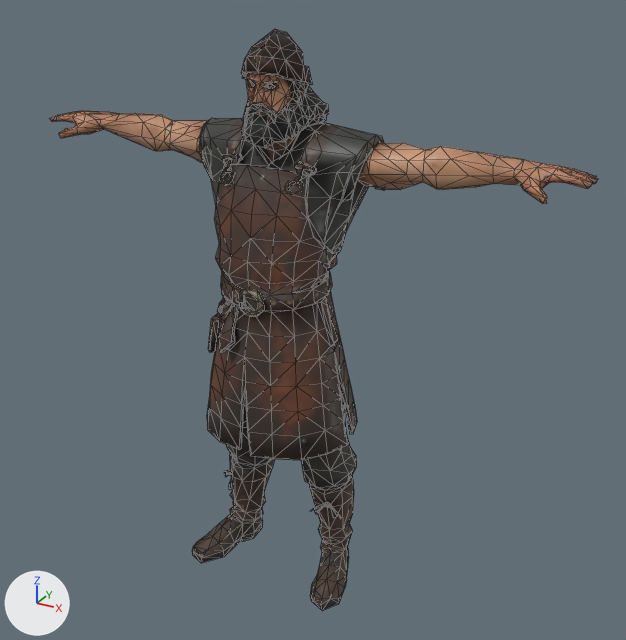
Before and after pictures for a commit that changed the glTF model assets/characters/blacksmith_npc/blacksmith_npc.glb.
One viewpoint serves both versions: a camera (50 mm lens) standing at (1.34, -2.21, 2.09) and looking at (0.09, 0.06, 0.95). Lighting does not change. The marker at lower left points along +X, +Y and +Z. The first picture is the older version. Both versions are drawn at the pose saved in each file; the numbers are the values there. Mesh edges are drawn as thin lines. Vertices at exactly the same position are counted once.

The older version as bpy lines, for what is in view:
```python
me_mesh_0 = bpy.data.meshes.new('Mesh_0')
me_mesh_0.from_pydata(...)  # 1885 vertices, 3606 faces; spans x -0.92..0.93, y -0.23..0.23, z 0.0..1.85
me_mesh_0.materials.append(mat_tripo_material_529e2bfe_4da4_434c_8212_bfa6c89da1a1)
ob_tripo_node_529e2bfe_4da4_434c_8212_bfa6c89da1a1 = bpy.data.objects.new('tripo_node_529e2bfe-4da4-434c-8212-bfa6c89da1a1', me_mesh_0)
ob_tripo_node_529e2bfe_4da4_434c_8212_bfa6c89da1a1.location = (0.0, 0.0, 0.0)
```
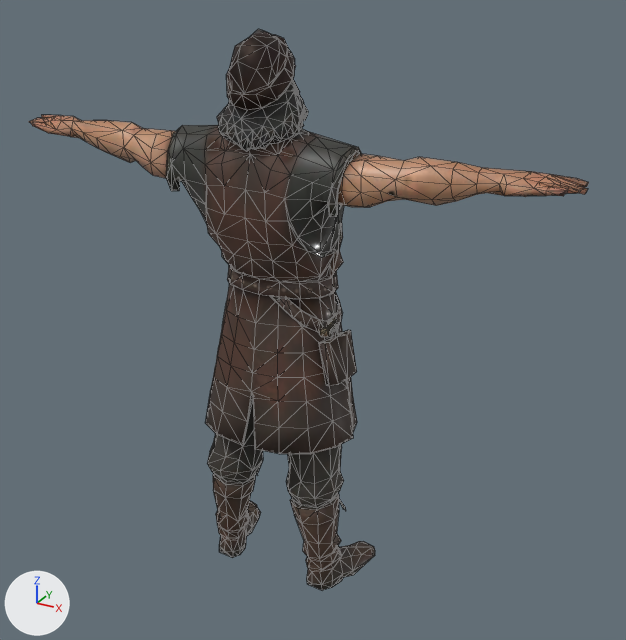
The change in detail:
me_mesh_0 is used by ob_tripo_node_529e2bfe_4da4_434c_8212_bfa6c89da1a1; location (0.0, 0.0, 0.0).
me_mesh_0 had 1885 vertices, 3606 faces and spanned x -0.92..0.93, y -0.23..0.23, z 0.0..1.85.
me_mesh_0 now has 1885 vertices, 3606 faces and spans x -0.92..0.93, y -0.23..0.23, z 0.0..1.86.
me_mesh_0 part 1: 406 of 1885 vertices moved; they spanned x -0.13..0.16, y -0.12..0.18, z 1.46..1.85 and now span x -0.13..0.16, y -0.1..0.19, z 1.47..1.86; mean shift (0.0, 0.05, 0.02); largest move (0.01, -0.05, 1.83) -> (0.01, 0.08, 1.86).
me_mesh_0 part 2: 40 of 1885 vertices moved; they spanned x -0.92..-0.73, y -0.06..0.13, z 1.47..1.53 and now span x -0.92..-0.73, y -0.03..0.12, z 1.48..1.54; mean shift (-0.01, 0.01, 0.01); largest move (-0.82, -0.06, 1.48) -> (-0.87, 0.02, 1.5).
me_mesh_0 part 3: 29 of 1885 vertices moved; they spanned x 0.77..0.92, y -0.06..0.13, z 1.47..1.53 and now span x 0.77..0.92, y -0.03..0.12, z 1.49..1.54; mean shift (0.01, 0.0, 0.01); largest move (0.82, -0.06, 1.47) -> (0.85, -0.03, 1.49).
Object 'tripo_node_529e2bfe-4da4-434c-8212-bfa6c89da1a1' (ob_tripo_node_529e2bfe_4da4_434c_8212_bfa6c89da1a1) turns from (0, 0, 0) to (0, 0, -180) degrees about x, y and z.

Location of each change, (x1, y1, x2, y2) in pixels of the pictures (626 x 640 px; the box of a moved part takes in the faces that stretch with it):
'tripo_node_529e2bfe-4da4-434c-8212-bfa6c89da1a1', reshaped, turned: before (50, 29, 598, 611); after (29, 29, 589, 590)
part 1 of me_mesh_0, moved or reshaped: before (206, 29, 329, 176); after (217, 29, 356, 156)
part 2 of me_mesh_0, moved or reshaped: before (50, 112, 104, 138); after (491, 175, 589, 197)
part 3 of me_mesh_0, moved or reshaped: before (523, 166, 597, 204); after (29, 115, 71, 137)
